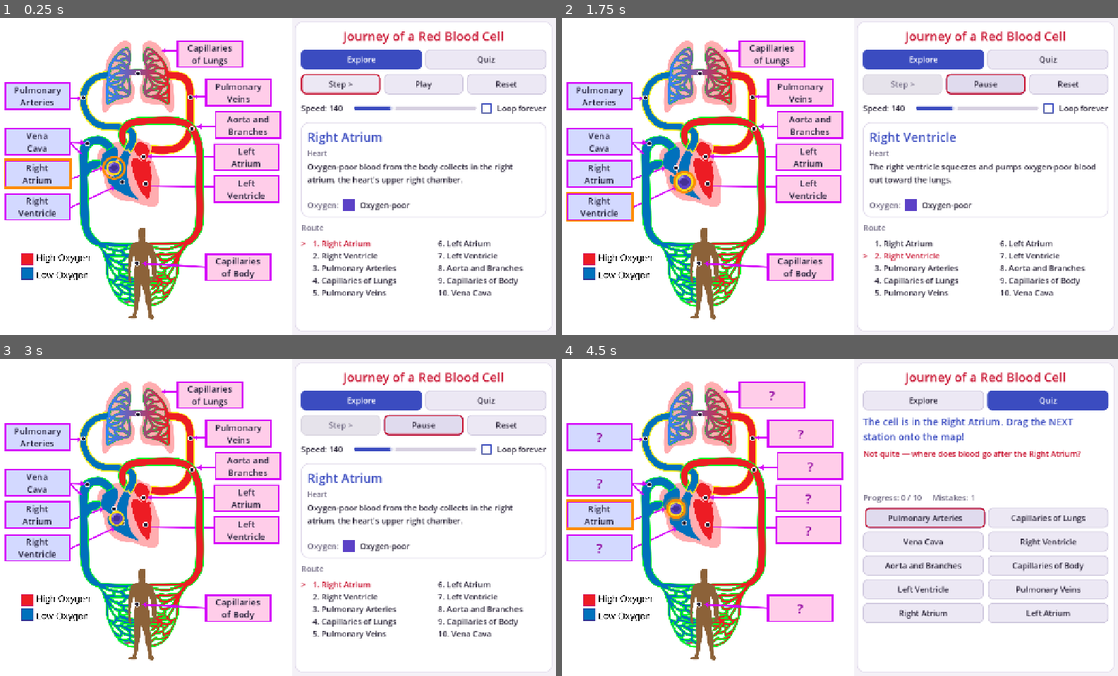
Above: before the commit, frames 1-4 (two rows, left to right).
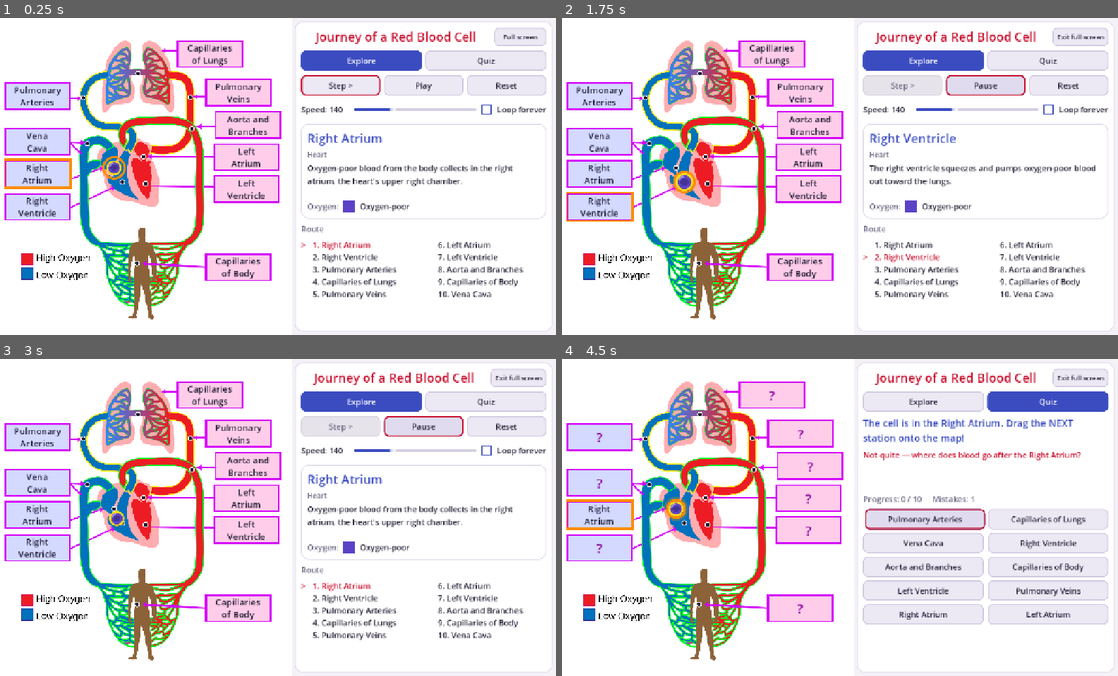
Above: after the commit, the same moments.

Repository: SFMiner/circulation-sim
Game: Godot game, scene res://scenes/main.tscn
Same seed, same stepped clock (60 frames per second), same inputs: the game is played once before the commit and once after it.
Inputs (mouse positions are in pixels of both pictures, inside the frame that each line leads up to):
- Up to frame 1 (0.25 s): no input
- Up to frame 2 (1.75 s): click (1084, 37) at 0.5 s, where only the run after the commit has a clickable "Full screen"; click "Play" at 1.25 s
- Up to frame 3 (3 s): click "Explore" at 2 s; click "Play" at 2.75 s
- Up to frame 4 (4.5 s): click "Quiz" at 3.5 s; click "Pulmonary Arteries" at 4.25 s

The runs differ from the first frame. In frame 1, 5.9% of the frame differs, in the area x 54-99%, y 3-89%; in frame 2, 5.7%; in frame 3, 5.7%; in frame 4, 6.6%, in the area x 54-99%, y 3-84%.

Commit message:
Add Full screen button and F11 toggle
The button sits in the side panel's title row and its label follows the window mode
(also when full screen is left with Esc). Uses DisplayServer window modes, so it works
in desktop runs and the web export (the click/key press satisfies the browser rule).

Co-Authored-By: Claude Opus 5.5 <noreply@anthropic.com>
Claude-Session: https://claude.ai/code/session_01U97Ud5m6MhuEKmgWxJnPsK

Diff:
--- a/scripts/main.gd
+++ b/scripts/main.gd
@@ -29,6 +29,7 @@
 var _syncing: bool = false
 
 var _map: CirculationMap
+var _fullscreen_btn: Button
 var _cell: BloodCell
 var _drop_area: MapDropArea
 
@@ -94,6 +95,7 @@
 	_add_key_action("circ_step", [KEY_RIGHT, KEY_N])
 	_add_key_action("circ_reset", [KEY_R])
 	_add_key_action("circ_mode", [KEY_M])
+	_add_key_action("circ_fullscreen", [KEY_F11])
 
 
 func _add_key_action(action: String, keys: Array[Key]) -> void:
@@ -108,7 +110,9 @@
 func _input(event: InputEvent) -> void:
 	if not (event is InputEventKey) or event.is_echo():
 		return
-	if event.is_action_pressed("circ_mode"):
+	if event.is_action_pressed("circ_fullscreen"):
+		toggle_fullscreen()
+	elif event.is_action_pressed("circ_mode"):
 		toggle_mode()
 	elif event.is_action_pressed("circ_reset"):
 		if quiz_mode:
@@ -231,9 +235,25 @@
 	root.add_theme_constant_override("separation", 10)
 	panel.add_child(root)
 
+	# Title row: title centred in the space left of the Full screen button.
+	var title_row: HBoxContainer = HBoxContainer.new()
+	title_row.add_theme_constant_override("separation", 8)
+	root.add_child(title_row)
 	var title: Label = _make_label("Journey of a Red Blood Cell", 28, COL_RED)
 	title.horizontal_alignment = HORIZONTAL_ALIGNMENT_CENTER
-	root.add_child(title)
+	title.size_flags_horizontal = Control.SIZE_EXPAND_FILL
+	title.clip_text = true
+	title_row.add_child(title)
+	_fullscreen_btn = Button.new()
+	_fullscreen_btn.add_theme_font_size_override("font_size", 15)
+	_fullscreen_btn.custom_minimum_size = Vector2(118, 0)
+	_fullscreen_btn.size_flags_vertical = Control.SIZE_SHRINK_CENTER
+	_fullscreen_btn.tooltip_text = "Full screen on/off (F11)"
+	_fullscreen_btn.pressed.connect(toggle_fullscreen)
+	title_row.add_child(_fullscreen_btn)
+	# Also catches leaving full screen another way (Esc in a browser, window manager).
+	get_viewport().size_changed.connect(_refresh_fullscreen_button)
+	_refresh_fullscreen_button()
 
 	var tabs: HBoxContainer = HBoxContainer.new()
 	tabs.add_theme_constant_override("separation", 8)
@@ -642,3 +662,24 @@
 	_feedback_label.text = "Correct! %s" % info
 	_feedback_label.add_theme_color_override("font_color", COL_GREEN)
 	_focus_first_card()
+
+
+# ---------------------------------------------------------------- full screen
+
+func is_fullscreen() -> bool:
+	var mode: DisplayServer.WindowMode = DisplayServer.window_get_mode()
+	return mode == DisplayServer.WINDOW_MODE_FULLSCREEN or mode == DisplayServer.WINDOW_MODE_EXCLUSIVE_FULLSCREEN
+
+
+## Button / F11. On the web this must come from a click or key press (browser rule), which it does.
+func toggle_fullscreen() -> void:
+	if is_fullscreen():
+		DisplayServer.window_set_mode(DisplayServer.WINDOW_MODE_WINDOWED)
+	else:
+		DisplayServer.window_set_mode(DisplayServer.WINDOW_MODE_FULLSCREEN)
+	_refresh_fullscreen_button()
+
+
+func _refresh_fullscreen_button() -> void:
+	if _fullscreen_btn != null:
+		_fullscreen_btn.text = "Exit full screen" if is_fullscreen() else "Full screen"
